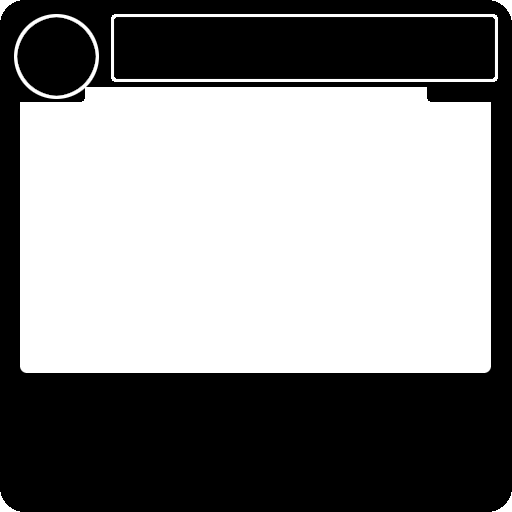
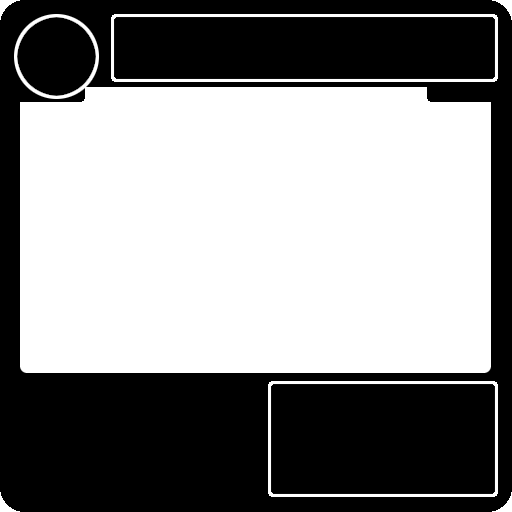
The second (512, 512) image is a revision of the first. Changes to its layers:
showed "Noun stats" over [268, 381, 498, 497]
